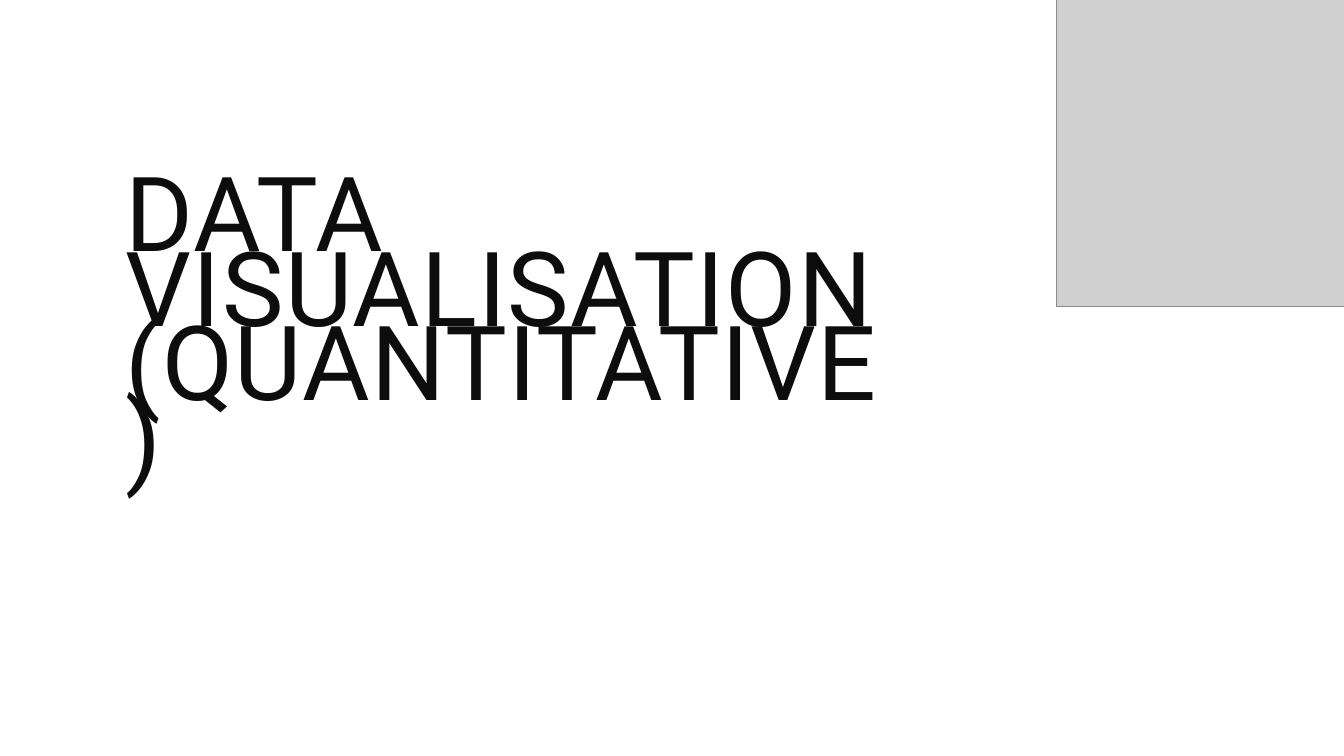
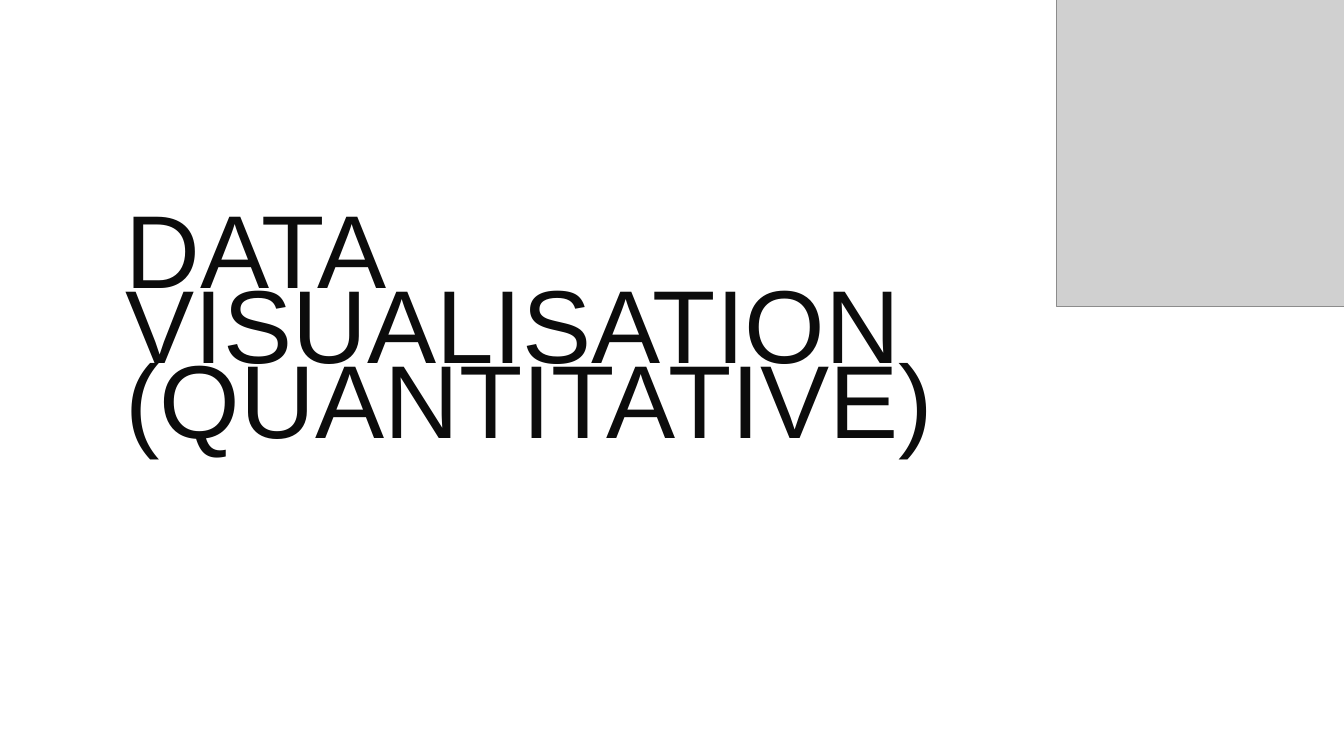
Before and after one commit to PsyTeachR/hack-your-data, a slide deck: slide 1 of files/quant-data-vis/Quantitative_Data_Visualisation.pptx. Drawn at 1344x756 pixels with LibreOffice and Linux fonts; fonts in the diff are those of the drawing; grey boxes stand for pictures; background and template pictures are left out. Boxes give left, top, right and bottom in pixels: in the first picture for what was removed or moved away, otherwise in the second. Text is boxed around its words. In the diff, an @@ line names an element or a change of style, - is before the commit and + after.

```diff
--- a/files/quant-data-vis/Quantitative_Data_Visualisation.pptx
+++ b/files/quant-data-vis/Quantitative_Data_Visualisation.pptx
@@ text "DATA VISUALISATION" at [125,216,932,457]: font Roboto to Arial, text colour #0D0D0D to #0C0C0C, letter spacing 1 to 0 pt, letter outline #FFFFFF 0.75 pt to none @@
```
Also in this commit, not shown: 34 other slides changed.
